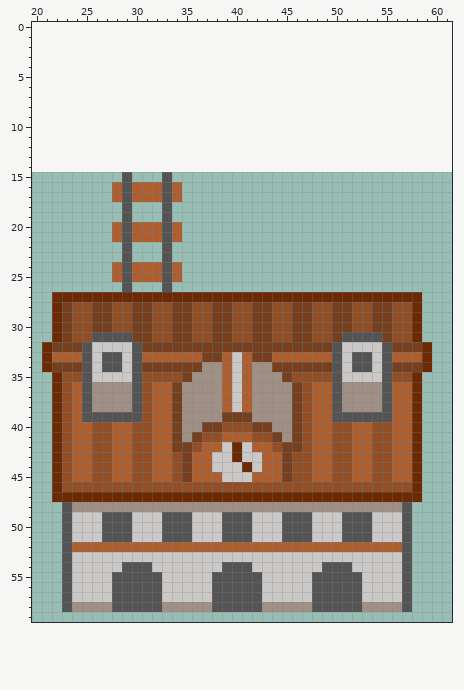
File history of a sprite sheet, tiles/station/station_u.png. The picture above was drawn from the file before the commit.
The file is 200x200 pixels, drawn in blocks of 4x4; one block is one cell here. Shown: x 20..61, y 0..59. The old version is drawn lined up with the new one, on the new canvas.
New version:
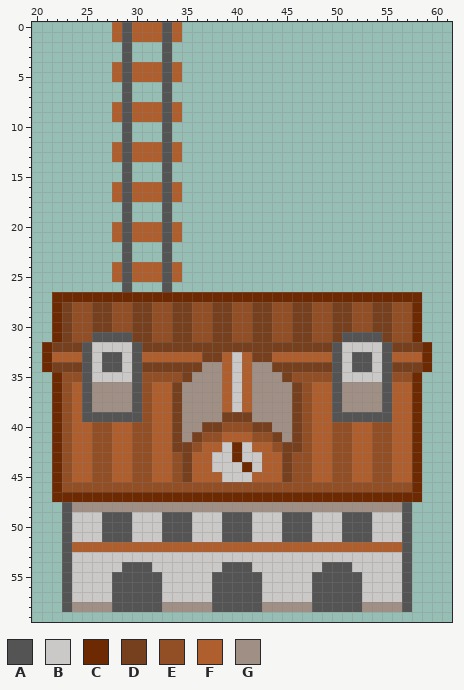
Palette (. is transparent): A #545454  B #cbc9c7  C #6d2901  D #76401e  E #924f26  F #af5e2d  G #a08f85
What changed:
canvas 50x50 -> 80x80, the old top-left corner now at 15,15
y 0..1: x 28..34 ....... -> FAFFFAF
y 2..3: x 29 . -> A; x 33 . -> A
y 4..5: x 28..34 ....... -> FAFFFAF
y 6..7: x 29 . -> A; x 33 . -> A
y 8..9: x 28..34 ....... -> FAFFFAF
y 10..11: x 29 . -> A; x 33 . -> A
y 12..13: x 28..34 ....... -> FAFFFAF
y 14: x 29 . -> A; x 33 . -> A
Where, in picture pixels (left, top, right, bottom), the same in both pictures:
added: (112, 22, 182, 172)
